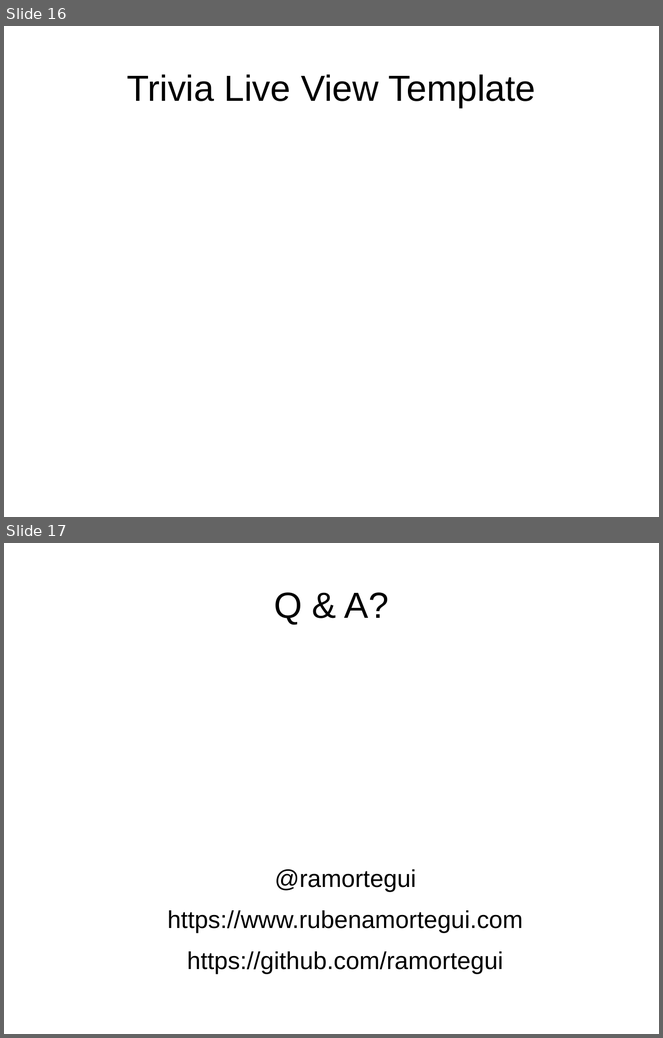
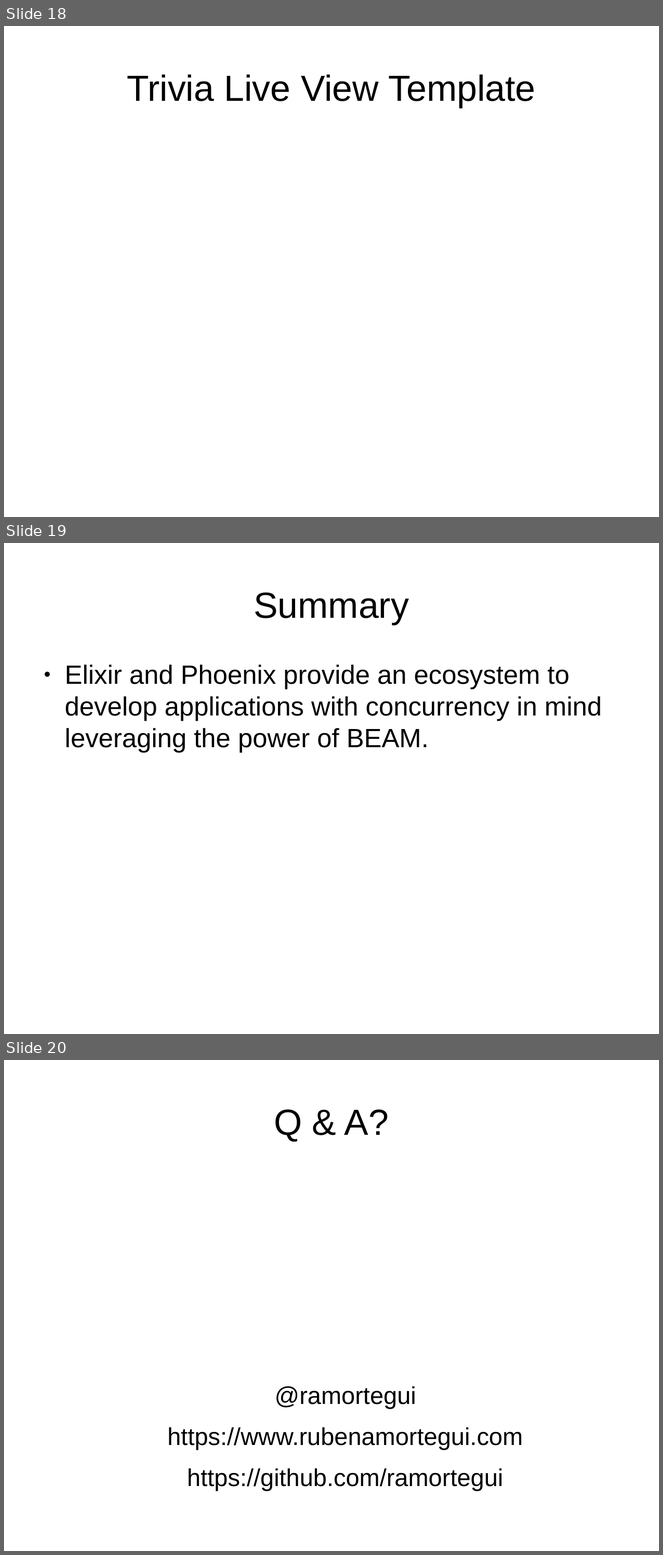
Before and after one commit to ramortegui/talks, a slide deck: odps/elixir-reactive-app.odp. Shown one above the other, each under a label of ours: slides 16 and 17 before the commit, slides 18, 19 and 20 after it. The pictures are 663x1038 and 663x1555 pixels, drawn with LibreOffice and Linux fonts; fonts in the diff are those of the drawing. Boxes give left, top, right and bottom in pixels: in the first picture for what was removed or moved away, otherwise in the second. Text is boxed around its words. In the diff, an @@ line names an element or a change of style, - is before the commit and + after.

Commit message:
Update summary

```diff
--- a/odps/elixir-reactive-app.odp
+++ b/odps/elixir-reactive-app.odp
@@ slide 19 added at (4, 543, 659, 1034), background #FFFFFF @@
@@ title added at (254, 592, 409, 625), 44 pt, text #000000 @@
+Summary
@@ text added at (65, 665, 602, 753), 32 pt, text #000000 @@
+● Elixir and Phoenix provide an ecosystem to develop applications with concurrency in mind leveraging the power of BEAM.
@@ what was slide 16 is now slide 18 @@
@@ what was slide 17 is now slide 20 @@
```
Also in this commit, not shown: 9 slides changed, 4 other slides added, 2 slides removed.
